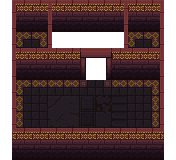
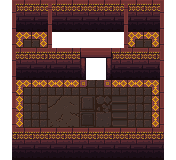
Revision of a layered 176px x 160px image; what changed, layer by layer:
added layer "Layer 21" (overlay) above "Layer 20" over (16, 32, 160, 128)
